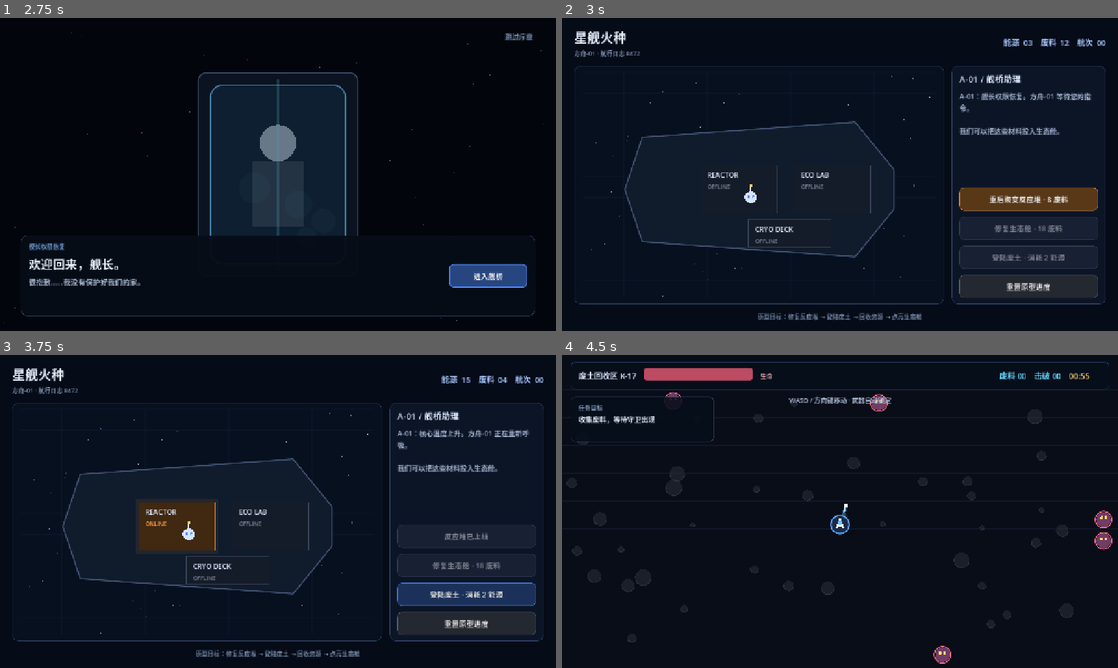
Above: before the commit, frames 1-4 (two rows, left to right).
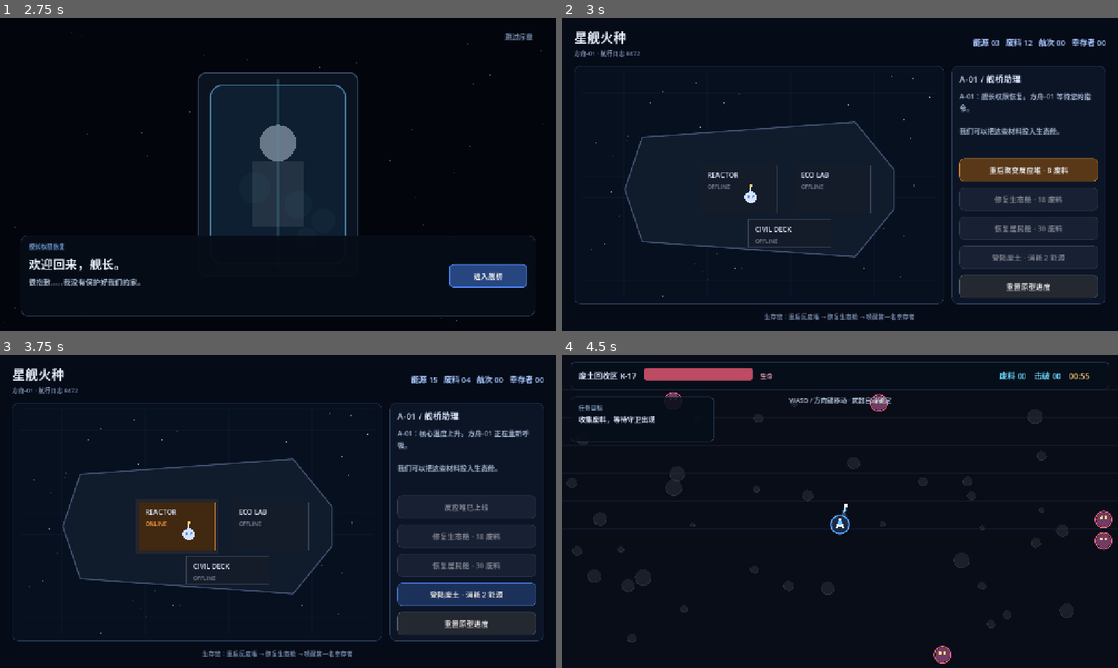
Above: after the commit, the same moments.

Repository: darkBaryon/game
Game: Godot game, scene res://scenes/main.tscn
Same seed, same stepped clock (60 frames per second), same inputs: the game is played once before the commit and once after it.
Inputs:
- Up to frame 1 (2.75 s): click "继续 1 / 4" at 0.5 s; click "继续 2 / 4" at 1.25 s; click "继续 3 / 4" at 2 s
- Up to frame 2 (3 s): click "进入舰桥" at 2.75 s
- Up to frame 3 (3.75 s): click "重启聚变反应堆 · 8 废料" at 3.5 s
- Up to frame 4 (4.5 s): click "登陆废土 · 消耗 2 能源" at 4.25 s

Frame 1 is identical in both runs. In frame 2, 4.6% of the frame differs, in the area x 35-98%, y 6-97%; in frame 3, 1.2%; in frame 4, nothing differs.

Commit message:
Add first survivor progression

Diff:
--- a/scripts/expedition/expedition_view.gd
+++ b/scripts/expedition/expedition_view.gd
@@ -93,6 +93,7 @@
 
 func _build_world() -> void:
 	player = Player.new()
+	player.apply_survivor_support(GameState.quarters_repaired)
 	player.position = Vector2(640, 390)
 	player.died.connect(_on_player_died)
 	player.health_changed.connect(_on_health_changed)
@@ -116,8 +117,8 @@
 	row.add_child(UIFactory.label("废土回收区 K-17", 18, Color("dce9ff")))
 	health_bar = ProgressBar.new()
 	health_bar.custom_minimum_size = Vector2(250, 25)
-	health_bar.max_value = 100
-	health_bar.value = 100
+	health_bar.max_value = player.max_health
+	health_bar.value = player.health
 	health_bar.show_percentage = false
 	health_bar.add_theme_stylebox_override("background", UIFactory.panel_style(Color("24192a"), Color("4d3559"), 1, 6))
 	health_bar.add_theme_stylebox_override("fill", UIFactory.panel_style(Color("bd4b62"), Color("ff7b8f"), 0, 6))
@@ -145,7 +146,10 @@
 	objective_label.autowrap_mode = TextServer.AUTOWRAP_WORD_SMART
 	objective_box.add_child(objective_label)
 
-	message_label = UIFactory.label("WASD / 方向键移动 · 武器自动锁定", 15, Color("a4b5ce"))
+	var control_hint := "WASD / 方向键移动 · 武器自动锁定"
+	if player.survivor_support_active:
+		control_hint = "林岚的火控链路已同步 · 攻击与回收效率提升"
+	message_label = UIFactory.label(control_hint, 15, Color("a4b5ce"))
 	message_label.position = Vector2(400, 92)
 	message_label.size = Vector2(480, 40)
 	message_label.horizontal_alignment = HORIZONTAL_ALIGNMENT_CENTER
--- a/scripts/expedition/player.gd
+++ b/scripts/expedition/player.gd
@@ -12,6 +12,8 @@
 var attack_damage: float = 16.0
 var attack_interval: float = 0.48
 var attack_range: float = 430.0
+var pickup_radius: float = 145.0
+var survivor_support_active: bool = false
 
 var _attack_cooldown: float = 0.12
 var _hurt_flash: float = 0.0
@@ -52,6 +54,16 @@
 func heal(amount: float) -> void:
 	health = minf(health + amount, max_health)
 	health_changed.emit(health, max_health)
+
+
+func apply_survivor_support(enabled: bool) -> void:
+	if not enabled or survivor_support_active:
+		return
+	survivor_support_active = true
+	max_health += 25.0
+	health = max_health
+	attack_damage *= 1.2
+	pickup_radius += 50.0
 
 
 func apply_upgrade(upgrade_id: StringName) -> String:
--- a/scripts/expedition/scrap_pickup.gd
+++ b/scripts/expedition/scrap_pickup.gd
@@ -18,8 +18,9 @@
 	if not is_instance_valid(target):
 		return
 	var distance := global_position.distance_to(target.global_position)
-	if distance < 145.0:
-		var pull_speed := lerpf(90.0, 520.0, 1.0 - distance / 145.0)
+	var pickup_radius := target.pickup_radius
+	if distance < pickup_radius:
+		var pull_speed := lerpf(90.0, 520.0, 1.0 - distance / pickup_radius)
 		global_position += global_position.direction_to(target.global_position) * pull_speed * delta
 	if distance < 23.0:
 		AudioDirector.play_pickup()
--- a/scripts/game_state.gd
+++ b/scripts/game_state.gd
@@ -8,6 +8,7 @@
 var energy: int = 3
 var reactor_repaired: bool = false
 var habitat_repaired: bool = false
+var quarters_repaired: bool = false
 var mission_count: int = 0
 var intro_seen: bool = false
 var persistence_enabled: bool = true
@@ -36,6 +37,15 @@
 	return true
 
 
+func repair_quarters() -> bool:
+	if quarters_repaired or not habitat_repaired or scrap < 30:
+		return false
+	scrap -= 30
+	quarters_repaired = true
+	_commit()
+	return true
+
+
 func complete_mission(recovered_scrap: int) -> void:
 	scrap += maxi(recovered_scrap, 0)
 	energy = maxi(energy - 2, 0)
@@ -55,6 +65,7 @@
 	energy = 3
 	reactor_repaired = false
 	habitat_repaired = false
+	quarters_repaired = false
 	mission_count = 0
 	intro_seen = false
 	_commit()
@@ -70,6 +81,7 @@
 		"energy": energy,
 		"reactor_repaired": reactor_repaired,
 		"habitat_repaired": habitat_repaired,
+		"quarters_repaired": quarters_repaired,
 		"mission_count": mission_count,
 		"intro_seen": intro_seen,
 	}
@@ -90,6 +102,7 @@
 	energy = int(data.get("energy", energy))
 	reactor_repaired = bool(data.get("reactor_repaired", reactor_repaired))
 	habitat_repaired = bool(data.get("habitat_repaired", habitat_repaired))
+	quarters_repaired = bool(data.get("quarters_repaired", quarters_repaired))
 	mission_count = int(data.get("mission_count", mission_count))
 	intro_seen = bool(data.get("intro_seen", intro_seen))
 
--- a/scripts/ship/ship_view.gd
+++ b/scripts/ship/ship_view.gd
@@ -9,6 +9,7 @@
 var resource_label: Label
 var reactor_button: Button
 var habitat_button: Button
+var quarters_button: Button
 var launch_button: Button
 var status_label: Label
 var visual: Control
@@ -59,7 +60,7 @@
 	resource_label = UIFactory.label("", 18, Color("a9c7ff"))
 	resource_label.horizontal_alignment = HORIZONTAL_ALIGNMENT_RIGHT
 	resource_label.vertical_alignment = VERTICAL_ALIGNMENT_CENTER
-	resource_label.custom_minimum_size = Vector2(300, 0)
+	resource_label.custom_minimum_size = Vector2(410, 0)
 	header.add_child(resource_label)
 
 	var content := HBoxContainer.new()
@@ -99,6 +100,10 @@
 	habitat_button.pressed.connect(_repair_habitat)
 	sidebar_layout.add_child(habitat_button)
 
+	quarters_button = UIFactory.button("恢复居民舱 · 30 废料", Color("6da8ff"))
+	quarters_button.pressed.connect(_repair_quarters)
+	sidebar_layout.add_child(quarters_button)
+
 	launch_button = UIFactory.button("登陆废土 · 消耗 2 能源", Color("4f8cff"))
 	launch_button.pressed.connect(func() -> void: launch_requested.emit())
 	sidebar_layout.add_child(launch_button)
@@ -108,14 +113,15 @@
 	reset_button.pressed.connect(func() -> void: reset_requested.emit())
 	sidebar_layout.add_child(reset_button)
 
-	var footer := UIFactory.label("原型目标：修复反应堆 → 登陆废土 → 回收资源 → 点亮生态舱", 14, Color("6f829f"))
+	var footer := UIFactory.label("生存链：重启反应堆 → 恢复生态舱 → 唤醒第一名幸存者", 14, Color("6f829f"))
 	footer.horizontal_alignment = HORIZONTAL_ALIGNMENT_CENTER
 	layout.add_child(footer)
 
 
 func _refresh() -> void:
-	resource_label.text = "能源  %02d    废料  %02d    航次  %02d" % [GameState.energy, GameState.scrap, GameState.mission_count]
-	visual.set_ship_state(GameState.reactor_repaired, GameState.habitat_repaired)
+	var survivors := 1 if GameState.quarters_repaired else 0
+	resource_label.text = "能源 %02d   废料 %02d   航次 %02d   幸存者 %02d" % [GameState.energy, GameState.scrap, GameState.mission_count, survivors]
+	visual.set_ship_state(GameState.reactor_repaired, GameState.habitat_repaired, GameState.quarters_repaired)
 
 	reactor_button.disabled = GameState.reactor_repaired or GameState.scrap < 8
 	reactor_button.text = "反应堆已上线" if GameState.reactor_repaired else "重启聚变反应堆 · 8 废料"
@@ -123,11 +129,16 @@
 	habitat_button.disabled = GameState.habitat_repaired or not GameState.reactor_repaired or GameState.scrap < 18
 	habitat_button.text = "生态舱已恢复" if GameState.habitat_repaired else "修复生态舱 · 18 废料"
 
+	quarters_button.disabled = GameState.quarters_repaired or not GameState.habitat_repaired or GameState.scrap < 30
+	quarters_button.text = "幸存者林岚已苏醒" if GameState.quarters_repaired else "恢复居民舱 · 30 废料"
+
 	launch_button.disabled = not GameState.reactor_repaired or GameState.energy < 2
-	if GameState.habitat_repaired:
-		status_label.text = "舰长，第一层生态循环已经恢复。黑暗中出现了微弱但稳定的生命信号。\n\n原型循环完成。"
-	elif not mission_report.is_empty():
-		status_label.text = mission_report + "\n\n我们可以把这些材料投入生态舱。"
+	if not mission_report.is_empty():
+		status_label.text = mission_report + "\n\n" + _next_objective_text()
+	elif GameState.quarters_repaired:
+		status_label.text = "林岚 / 能源科学家 / 火系异能。\n\n她选择留守方舟，为您接入火控链路。永久增益：生命 +25、攻击 +20%、回收范围 +50。"
+	elif GameState.habitat_repaired:
+		status_label.text = "第一层生态循环已经恢复。\n\n深空天线同时捕捉到一段不属于方舟的人造信号。居民舱正在等待 30 单位材料。"
 	elif GameState.reactor_repaired:
 		status_label.text = "反应堆输出稳定在 12%。登陆艇已经获得最低启动能源。\n\n废土信标中检测到可回收合金。"
 	else:
@@ -146,3 +157,18 @@
 		AudioDirector.play_repair()
 		mission_report = "A-01：检测到第一株幼苗的生命反应。"
 		_refresh()
+
+
+func _repair_quarters() -> void:
+	if GameState.repair_quarters():
+		AudioDirector.play_repair()
+		mission_report = "A-01：居民舱生命支持恢复。林岚的休眠舱已经打开。"
+		_refresh()
+
+
+func _next_objective_text() -> String:
+	if GameState.quarters_repaired:
+		return "林岚选择留守方舟，下次行动将获得她的火控支援。"
+	if GameState.habitat_repaired:
+		return "未知文明信号已记录。继续回收 30 单位废料，恢复居民舱。"
+	return "我们可以把这些材料投入生态舱。"
--- a/scripts/ship/ship_visual.gd
+++ b/scripts/ship/ship_visual.gd
@@ -2,11 +2,13 @@
 
 var reactor_active: bool = false
 var habitat_active: bool = false
+var quarters_active: bool = false
 
 
-func set_ship_state(reactor: bool, habitat: bool) -> void:
+func set_ship_state(reactor: bool, habitat: bool, quarters: bool) -> void:
 	reactor_active = reactor
 	habitat_active = habitat
+	quarters_active = quarters
 	queue_redraw()
 
 
@@ -31,7 +33,7 @@
 
 	_draw_room(center + Vector2(-150, -55), Vector2(175, 110), "REACTOR", reactor_active, Color("ff9f43"))
 	_draw_room(center + Vector2(65, -55), Vector2(175, 110), "ECO LAB", habitat_active, Color("55d68b"))
-	_draw_room(center + Vector2(-40, 70), Vector2(190, 62), "CRYO DECK", false, Color("6da8ff"))
+	_draw_room(center + Vector2(-40, 70), Vector2(190, 62), "CIVIL DECK", quarters_active, Color("6da8ff"))
 
 	# A-01 maintenance robot.
 	var robot_pos := center + Vector2(-35, 18)
--- /dev/null
+++ b/tests/ship_progress_preview.gd
@@ -0,0 +1,16 @@
+extends Node
+
+const ShipView := preload("res://scripts/ship/ship_view.gd")
+
+
+func _ready() -> void:
+	GameState.persistence_enabled = false
+	GameState.scrap = 16
+	GameState.energy = 9
+	GameState.mission_count = 3
+	GameState.reactor_repaired = true
+	GameState.habitat_repaired = true
+	GameState.quarters_repaired = true
+	var ship := ShipView.new()
+	ship.mission_report = "A-01：居民舱生命支持恢复。林岚的休眠舱已经打开。"
+	add_child(ship)
--- /dev/null
+++ b/tests/ship_progress_preview.tscn
@@ -0,0 +1,6 @@
+[gd_scene load_steps=2 format=3]
+
+[ext_resource path="res://tests/ship_progress_preview.gd" type="Script" id="1_preview"]
+
+[node name="ShipProgressPreview" type="Node"]
+script = ExtResource("1_preview")
--- a/tests/smoke_test.gd
+++ b/tests/smoke_test.gd
@@ -11,6 +11,7 @@
 
 	_expect(GameState.scrap == 12, "new game starts with 12 scrap")
 	_expect(GameState.energy == 3, "new game starts with 3 energy")
+	_expect(not GameState.repair_quarters(), "quarters are gated by earlier repairs")
 
 	var main := MainScene.instantiate()
 	add_child(main)
@@ -53,6 +54,20 @@
 	_expect(GameState.scrap == 24, "recovered scrap returns to the ship")
 	_expect(GameState.energy == 13, "expedition consumes ship energy")
 	_expect(GameState.mission_count == 1, "mission count advances")
+	_expect(GameState.repair_habitat(), "habitat can be repaired after recovery")
+	_expect(GameState.habitat_repaired, "habitat repair is persistent state")
+	var current_status := main.current_view.get("status_label") as Label
+	_expect(current_status != null and current_status.text.contains("信号"), "habitat recovery reveals the unknown signal")
+	GameState.complete_mission(40)
+	_expect(GameState.repair_quarters(), "quarters can be repaired after habitat")
+	_expect(GameState.quarters_repaired, "quarters repair wakes the first survivor")
+	main._start_expedition()
+	await get_tree().process_frame
+	await get_tree().process_frame
+	expedition = main.current_view
+	_expect(expedition.player.max_health == 125.0, "survivor support increases expedition health")
+	_expect(expedition.player.attack_damage > 16.0, "survivor support increases expedition damage")
+	_expect(expedition.player.pickup_radius > 145.0, "survivor support increases pickup range")
 	main.free()
 	AudioDirector.stop_all()
 	await get_tree().process_frame
Not shown, added: tests/ship_progress_preview.gd.uid
Not shown, changed: README.md
